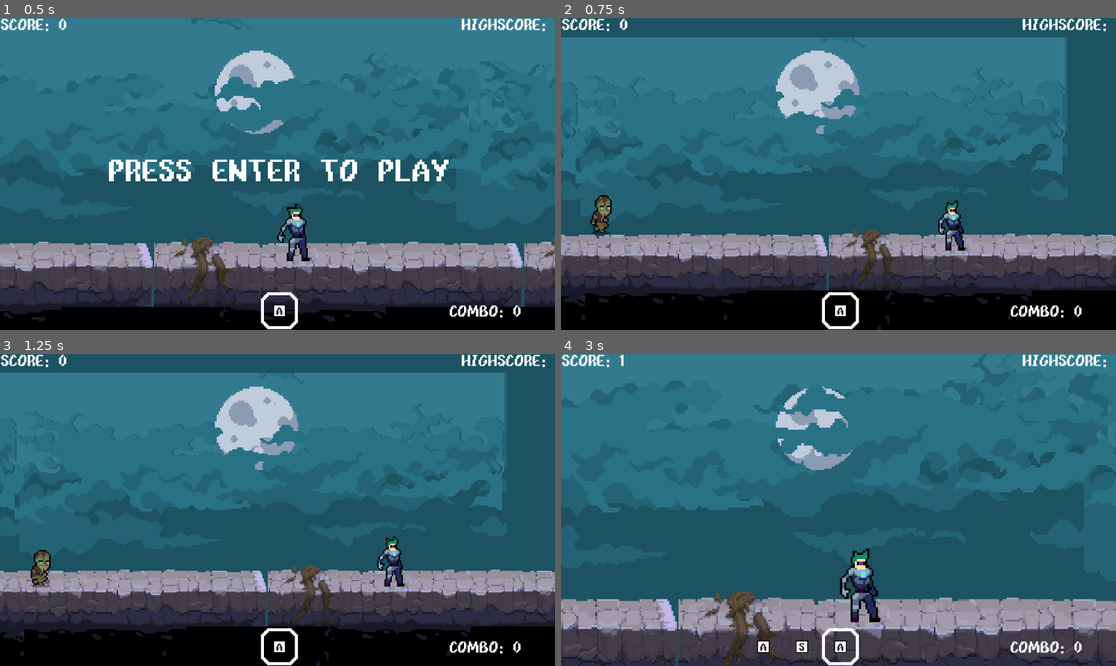
Above: before the commit, frames 1-4 (two rows, left to right).
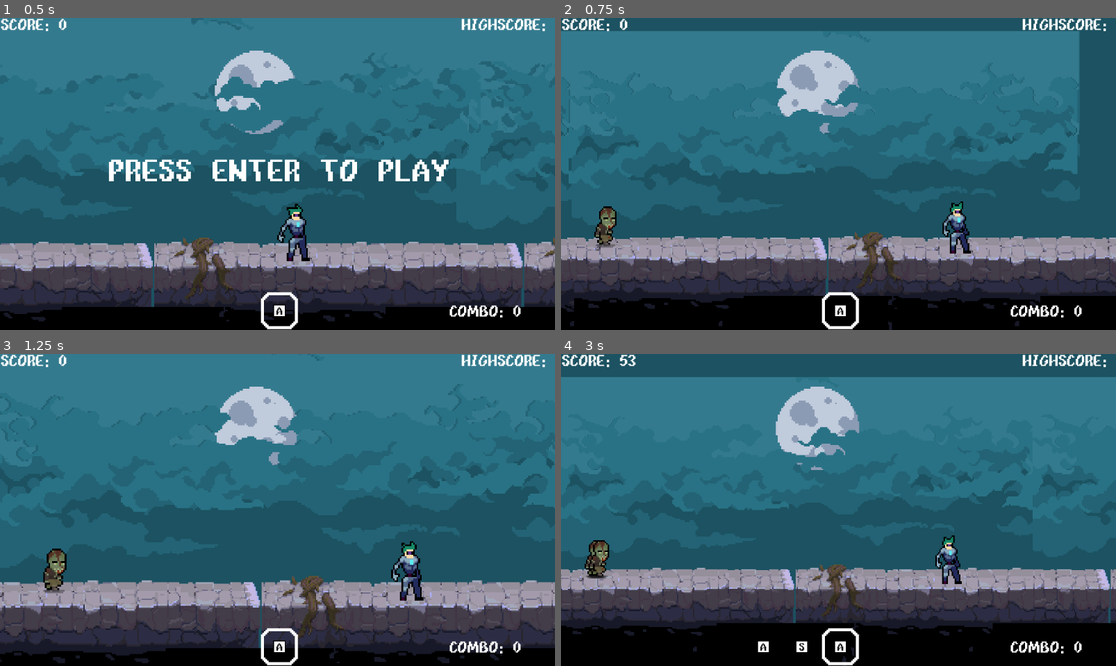
Above: after the commit, the same moments.

Repository: lucasjanta/ZombieRun
Game: Godot game, scene res://Scenes/world.tscn
Same seed, same stepped clock (60 frames per second), same inputs: the game is played once before the commit and once after it.
Inputs:
- Up to frame 1 (0.5 s): no input
- Up to frame 2 (0.75 s): tap Enter (enter) at 0.5, 0.6 s; hold Space (space) from 0.53 s (still down)
- Up to frame 3 (1.25 s): keep holding Space (space)
- Up to frame 4 (3 s): release Space (space) at 1.28 s; tap Space (space) at 1.35 s; tap Enter (enter) at 1.55 s; hold Space (space) 2.03-2.78 s; tap A (A_key) at 2.1 s; tap D (D_key) at 2.85 s

Frame 1 is identical in both runs. In frame 2, 12% of the frame differs, in the area x 0-100%, y 4-100%; in frame 3, 31%; in frame 4, 44%, in the area x 0-100%, y 0-100%.

Commit message:
Add bg sound, Game Over screen and minor fixes

Diff:
--- a/Scenes/enemy_1.gd
+++ b/Scenes/enemy_1.gd
@@ -1,4 +1,4 @@
-extends RigidBody2D
+extends Area2D
 # Called when the node enters the scene tree for the first time.
 var distancia : float
 var zombie_speed : float
@@ -11,3 +11,7 @@
 func _process(delta):
 	position.x += zombie_speed
 	pass
+
+
+func _on_body_entered(body):
+	pass # Replace with function body.
--- a/Scenes/enemy_1.tscn
+++ b/Scenes/enemy_1.tscn
@@ -125,7 +125,7 @@
 "speed": 9.0
 }]
 
-[node name="Enemy1" type="RigidBody2D"]
+[node name="Enemy1" type="Area2D"]
 collision_layer = 2
 script = ExtResource("1_x2cpc")
 
@@ -140,3 +140,5 @@
 sprite_frames = SubResource("SpriteFrames_41037")
 autoplay = "default"
 frame_progress = 0.0162842
+
+[connection signal="body_entered" from="." to="." method="_on_body_entered"]
--- /dev/null
+++ b/Scenes/game_over.tscn
@@ -0,0 +1,33 @@
+[gd_scene load_steps=5 format=3 uid="uid://cpi7ysbfytfi6"]
+
+[ext_resource type="FontFile" uid="uid://vt4tibo4chwv" path="res://Fonts/fibberish.ttf" id="1_bh2k8"]
+
+[sub_resource type="StyleBoxFlat" id="StyleBoxFlat_0a5lt"]
+bg_color = Color(0, 0.152941, 0.607843, 1)
+
+[sub_resource type="StyleBoxFlat" id="StyleBoxFlat_x60o0"]
+bg_color = Color(0, 0.152941, 0.305882, 1)
+
+[sub_resource type="StyleBoxFlat" id="StyleBoxFlat_qb4qb"]
+bg_color = Color(0, 1, 0.419608, 1)
+
+[node name="GameOver" type="CanvasLayer"]
+
+[node name="Button" type="Button" parent="."]
+anchors_preset = 8
+anchor_left = 0.5
+anchor_top = 0.5
+anchor_right = 0.5
+anchor_bottom = 0.5
+offset_left = -125.0
+offset_top = -27.5
+offset_right = 125.0
+offset_bottom = 27.5
+grow_horizontal = 2
+grow_vertical = 2
+theme_override_fonts/font = ExtResource("1_bh2k8")
+theme_override_font_sizes/font_size = 30
+theme_override_styles/normal = SubResource("StyleBoxFlat_0a5lt")
+theme_override_styles/hover = SubResource("StyleBoxFlat_x60o0")
+theme_override_styles/pressed = SubResource("StyleBoxFlat_qb4qb")
+text = "RESTART"
--- a/Scenes/main_character.tscn
+++ b/Scenes/main_character.tscn
@@ -2,7 +2,7 @@
 
 [ext_resource type="Script" path="res://Scenes/player.gd" id="1_0r4ll"]
 [ext_resource type="Texture2D" uid="uid://brnhu0lg6gbxp" path="res://Sprites/Cyborg_idle.png" id="2_8on8f"]
-[ext_resource type="Texture2D" uid="uid://sir0lao4abfi" path="res://Cyborg_run.png" id="3_tub3l"]
+[ext_resource type="Texture2D" uid="uid://sir0lao4abfi" path="res://Sprites/Cyborg_run.png" id="3_27kna"]
 
 [sub_resource type="AtlasTexture" id="AtlasTexture_0f5qk"]
 atlas = ExtResource("2_8on8f")
@@ -21,27 +21,27 @@
 region = Rect2(145, 11, 22, 37)
 
 [sub_resource type="AtlasTexture" id="AtlasTexture_64ek3"]
-atlas = ExtResource("3_tub3l")
+atlas = ExtResource("3_27kna")
 region = Rect2(0, 12, 48, 36)
 
 [sub_resource type="AtlasTexture" id="AtlasTexture_4ffvn"]
-atlas = ExtResource("3_tub3l")
+atlas = ExtResource("3_27kna")
 region = Rect2(48, 12, 48, 36)
 
 [sub_resource type="AtlasTexture" id="AtlasTexture_pooe2"]
-atlas = ExtResource("3_tub3l")
+atlas = ExtResource("3_27kna")
 region = Rect2(96, 12, 48, 36)
 
 [sub_resource type="AtlasTexture" id="AtlasTexture_sjru4"]
-atlas = ExtResource("3_tub3l")
+atlas = ExtResource("3_27kna")
 region = Rect2(144, 12, 48, 36)
 
 [sub_resource type="AtlasTexture" id="AtlasTexture_c0fmy"]
-atlas = ExtResource("3_tub3l")
+atlas = ExtResource("3_27kna")
 region = Rect2(192, 12, 48, 36)
 
 [sub_resource type="AtlasTexture" id="AtlasTexture_0n3se"]
-atlas = ExtResource("3_tub3l")
+atlas = ExtResource("3_27kna")
 region = Rect2(240, 12, 48, 36)
 
 [sub_resource type="SpriteFrames" id="SpriteFrames_akumy"]
--- a/Scenes/world.gd
+++ b/Scenes/world.gd
@@ -18,7 +18,8 @@
 const INITIAL_SPEED : float = 0
 var score : int
 var combo : int = 0
-var max_speed : float = 6
+var max_speed : float = 5
+var high_score : int
 
 var screen_size : Vector2i
 var game_running : bool
@@ -39,28 +40,37 @@
 	$HUD/Keys_Colision.connect("erro", errou) #sinal do erro
 	screen_size = get_window().size
 	speed = INITIAL_SPEED
+	$GameOver.get_node("Button").pressed.connect(new_game)
 	#foreground_handle()
 	new_game()
 
 func new_game():
 	score = 0
+	combo = 0
 	show_score()
 	game_running = false
+	get_tree().paused = false
+
+	for zombies in zombies_in_screen:
+		zombies.queue_free()
+	zombies_in_screen.clear()
 	$Player.position = PLAYER_START_POS
 	$Player.velocity = Vector2i(0, 0)
 	camera.position = CAM_START_POS
 	$HUD.get_node("EnterToPlayLabel").show()
+	$GameOver.hide()
 
 #EVERY FRAME 💚
-func _process(delta):
+func _process(_delta):
 	if game_running:
 		score += speed
 		show_score()
 		player.position.x += speed
 		#$Camera2D.position.x = find_distance(zombies_in_screen).distancia
 		camera_control(find_distance(zombies_in_screen))
+		hit_zombie(find_distance(zombies_in_screen))
 		if speed > 0:
-			speed-= 0.018
+			speed-= 0.012
 		if(speed > 2 and not anim_exec):
 			sprite_2d.animation = "running"
 			sprite_2d.play("running")
@@ -72,21 +82,27 @@
 
 		if player.position.x > PLAYER_START_POS.x:
 			if Input.is_action_pressed("space"):
-				shoot_bar_instance.cursor_movement(player_shooting())
+				if find_distance(zombies_in_screen).distancia < 900:
+					shoot_bar_instance.cursor_movement(player_shooting())
+					shoot_bar_instance.position = Vector2i(player.position.x - 100, player.position.y - 100)
 			if Input.is_action_just_released("space"):
 				print("resultado: ", mira)
 				check_hit()
 				mira = -150
 				mira_mult = 1
-				shoot_bar_instance.queue_free()
+				if shoot_bar_instance != null:
+					shoot_bar_instance.queue_free()
 				sprite_2d.flip_h = false
 				#shoot_bar_instance = null
+				create_zombie(Vector2i(closest_zombie.position.x - 400,player.position.y), random_velocity())
+				create_zombie(Vector2i(closest_zombie.position.x-400,player.position.y), random_velocity())
+				create_zombie(Vector2i(closest_zombie.position.x-400,player.position.y), random_velocity())
 
 
 	else:
 		if Input.is_action_just_pressed("enter"):
 			game_running = true
-			create_zombie(Vector2i(player.position.x-800,400), 3)
+			create_zombie(Vector2i(player.position.x-800,player.position.y), 3)
 			$HUD.get_node("EnterToPlayLabel").hide()
 
 
@@ -95,33 +111,41 @@
 	$HUD.get_node("ScoreLabel").text = "SCORE: " + str(score)
 	$HUD.get_node("ComboLabel").text = "COMBO: " + str(combo)
 
+func check_high_score():
+	if score > high_score:
+		high_score = score
+	$HUD.get_node("HighScoreLabel").text = "HIGH SCORE: " + str(high_score)
 #func att_combo():
 
 func acertou():
 	if speed < max_speed:
-		speed += 1.5
+		speed += 2
 		combo += 1
-		print()
+
 
 func errou():
 	if speed > 3:
-		speed -= 2.0
+		speed -= 1.0
 	combo = 0
 
 func create_zombie(start_position, start_velocity):
 	zombie_instance = newZombie.instantiate()
 	zombie_instance.zombie_speed = start_velocity
 	zombie_instance.position = start_position
+	zombie_instance.body_entered.connect(hit_zombie)
 	add_child(zombie_instance)
 	zombies_in_screen.append(zombie_instance)
 	return zombie_instance
+
+func hit_zombie(body):
+	if body.name == "Player":
+		game_over()
 
 func find_distance(array_zombies):
 	for zombie_enemy in array_zombies:
 		distance_enemy_player = zombie_enemy.position.distance_to(player.position)
 		zombie_enemy.distancia = distance_enemy_player
 	var menor_distancia = 10000
-	var zumbi_mais_proximo = null
 	for zombie_enemy in array_zombies:
 		if zombie_enemy.distancia < menor_distancia:
 			menor_distancia = zombie_enemy.distancia
@@ -129,12 +153,13 @@
 	return closest_zombie
 
 func player_shooting():
-	speed = 0
+	if speed > 0.1:
+		speed -= 0.005
 	sprite_2d.flip_h = true
 	if shoot_bar_instance == null:
 		shoot_bar_instance = shoot_bar.instantiate()
 		add_child(shoot_bar_instance)
-		shoot_bar_instance.position = player.position - Vector2(0,100)
+		#shoot_bar_instance.position = Vector2i(player.position.x - 100, player.position.y - 100)
 	if mira_mult == 1:
 		mira+= mira_mult * 2.5
 		if mira == 150:
@@ -168,7 +193,6 @@
 func camera_control(inimigo_proximo):
 	if inimigo_proximo != null:
 		var distance = inimigo_proximo.distancia
-		print(distance)
 		var target_position_far = Vector2(700/distance, 700/distance)
 		var target_position_close = Vector2(1.5, 1.5)
 		if distance < 466:
@@ -184,9 +208,11 @@
 		$Camera2D.position.x = player.position.x
 
 func random_velocity():
-	if speed <= 2:
-		zombie_velocity = randf_range(speed, speed + 2)
-	if speed > 2 and speed <= max_speed:
-		zombie_velocity = randf_range(speed, speed + 2)
-
+	zombie_velocity = randf_range(1, 6)
 	return zombie_velocity
+
+func game_over():
+	check_high_score()
+	get_tree().paused = true
+	game_running = false
+	$GameOver.show()
--- a/Scenes/world.tscn
+++ b/Scenes/world.tscn
@@ -1,8 +1,9 @@
-[gd_scene load_steps=6 format=3 uid="uid://d0stnet2tkcbi"]
+[gd_scene load_steps=7 format=3 uid="uid://d0stnet2tkcbi"]
 
 [ext_resource type="Script" path="res://Scenes/world.gd" id="1_71yqq"]
 [ext_resource type="PackedScene" uid="uid://dhuf6qpw87wwr" path="res://Scenes/main_character.tscn" id="3_8tkj2"]
 [ext_resource type="PackedScene" uid="uid://bjesqrwmwl0lf" path="res://Scenes/tile_map.tscn" id="6_5ku22"]
+[ext_resource type="PackedScene" uid="uid://cpi7ysbfytfi6" path="res://Scenes/game_over.tscn" id="6_u5oc2"]
 [ext_resource type="PackedScene" uid="uid://bdxfgcttdqk6a" path="res://Scenes/bg.tscn" id="7_8n1xx"]
 [ext_resource type="PackedScene" uid="uid://cw8avwp1ypjy4" path="res://Scenes/hud.tscn" id="8_twfa6"]
 
@@ -18,9 +19,13 @@
 
 [node name="Camera2D" type="Camera2D" parent="."]
 position = Vector2(576, 328)
+position_smoothing_speed = 4.0
 
 [node name="Bg" parent="." instance=ExtResource("7_8n1xx")]
 
 [node name="HUD" parent="." instance=ExtResource("8_twfa6")]
 
 [node name="Sprite2D" type="Sprite2D" parent="."]
+
+[node name="GameOver" parent="." instance=ExtResource("6_u5oc2")]
+process_mode = 2
--- /dev/null
+++ b/bg_music.tscn
@@ -0,0 +1,7 @@
+[gd_scene load_steps=2 format=3 uid="uid://ddpxpgq4cpx0e"]
+
+[ext_resource type="AudioStream" uid="uid://5dpqrg5tnqd1" path="res://Sounds/Arrival to Carcosa.mp3" id="1_p7q0v"]
+
+[node name="AudioStreamPlayer" type="AudioStreamPlayer"]
+stream = ExtResource("1_p7q0v")
+autoplay = true
--- a/project.godot
+++ b/project.godot
@@ -14,6 +14,10 @@
 run/main_scene="res://Scenes/world.tscn"
 config/features=PackedStringArray("4.2", "GL Compatibility")
 config/icon="res://icon.svg"
+
+[autoload]
+
+BgMusic="*res://bg_music.tscn"
 
 [input]
 
Not shown, removed: Cyborg_run.png.import
Not shown, added: Sounds/Arrival to Carcosa.mp3.import
Renamed: Cyborg_run.png -> Sprites/Cyborg_run.png
Not shown, added: Sprites/Cyborg_run.png.import
Not shown, added: Sounds/Arrival to Carcosa.mp3
